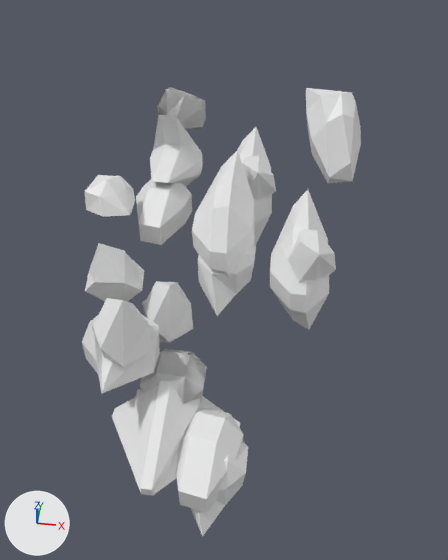
A saved change to the Blender file Stones.blend.
Camera for both pictures: a 50 mm camera at (8.3, -18.4, 10.7) aimed at (5.9, -0.1, -7.3). Every picture has the same lights, and +X, +Y and +Z are marked at lower left. The older version comes first.

Script lines for the objects in view, before the commit:
```python
ob_cube = bpy.data.objects.new('Cube', me_cube_001)
ob_cube.location = (2.25, -1.04, -2.74)
ob_cube.scale = (0.463, 0.463, 0.463)
ob_cube_001 = bpy.data.objects.new('Cube.001', me_cube_002)
ob_cube_001.location = (4.51, -4.62, -4.69)
ob_cube_002 = bpy.data.objects.new('Cube.002', me_cube_003)
ob_cube_002.location = (2.72, 8.06, -4.28)
ob_cube_003 = bpy.data.objects.new('Cube.003', me_cube_006)
ob_cube_003.location = (6.01, -2.4, -3.04)
ob_cube_005 = bpy.data.objects.new('Cube.005', me_cube_007)
ob_cube_005.location = (5.24, -6.77, -5.47)
ob_cube_006 = bpy.data.objects.new('Cube.006', me_cube_008)
ob_cube_006.location = (3.55, -6.6, -4.0)
ob_cube_007 = bpy.data.objects.new('Cube.007', me_cube_009)
ob_cube_007.location = (6.73, 2.16, -3.71)
ob_cube_007.rotation_euler = (0.716, 0.0, 0.0)  # degrees (41, 0, 0)
ob_cube_008 = bpy.data.objects.new('Cube.008', me_cube_010)
ob_cube_008.location = (2.79, -4.13, -3.47)
ob_cube_008.rotation_euler = (0.0, 0.0, -2.207)  # degrees (0, 0, -126)
ob_cube_009 = bpy.data.objects.new('Cube.009', me_cube_011)
ob_cube_009.location = (9.12, -2.21, -3.67)
ob_cube_009.rotation_euler = (0.716, 0.0, 0.0)  # degrees (41, 0, 0)
# also in view: 'Cube.011' at (6.6, -8.9, -6.7); 'Cube.012' at (5.3, -8.1, -5.6); 'Cube.004' at (9.9, 6.2, -4.0); 'Cube.010' at (3.5, 1.7, -2.8)
```
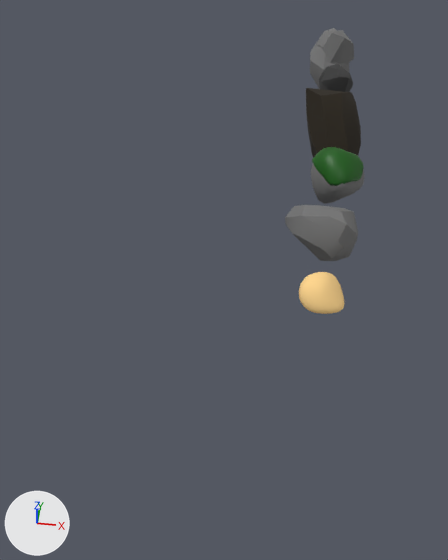
The newer file is also turned or shifted as a whole; pictures and numbers use the older file's frame.

What differs and where, as boxes [x1, y1, x2, y2] in the pictures (448 x 560 px):
'Cube.012', deleted
    before: [112, 349, 240, 496]
'Cube.003', deleted
    before: [192, 150, 256, 316]
'Cube.011', deleted
    before: [176, 408, 248, 537]
'Cube.009', deleted
    before: [270, 189, 336, 330]
'Cube.010', deleted
    before: [136, 115, 203, 245]
'Cube.006', deleted
    before: [82, 298, 160, 393]
'Cube.004', recoloured (white to black)
    both: [306, 88, 361, 157]
'Cube.008', deleted
    before: [85, 87, 206, 302]
'Cube', recoloured, shading changed, moved, modifiers changed
    before: [85, 175, 135, 217]
    after: [299, 272, 344, 314]
'grey rock', added
    after: [285, 205, 358, 261]
'moss rock', added
    after: [311, 147, 365, 204]
'Cube.007', deleted
    before: [238, 127, 276, 245]
'Cube.001', deleted
    before: [142, 281, 193, 342]
'grey rock 2', added
    after: [310, 28, 354, 89]
'dark grey rock', added
    after: [319, 64, 353, 92]
'Cube.005', deleted
    before: [140, 349, 206, 404]
'Cube.002', deleted
    before: [157, 87, 206, 130]

The change, as a diff of the scene's bpy script:
```diff
--- a/Stones.blend.py
+++ b/Stones.blend.py
@@ me_cube_001 @@
 me_cube_001.from_pydata(...)  # 18 vertices, 22 faces; spans x -2.74..0.92, y -1.3..2.64, z -1.46..0.97
 # used by ob_cube; location = (2.25, -1.04, -2.74); scale = (0.463, 0.463, 0.463)
+# me_cube_001 part 1: all faces are now shaded smooth (22 of 22 changed)
+me_cube_001.materials.append(mat_tan)  # beige #ffd68d
@@ me_cube_005 @@
 me_cube_005.from_pydata(...)  # 24 vertices, 26 faces; spans x -1.41..1.23, y -1.89..1.32, z -2.33..0.91
+me_cube_005.materials.append(mat_tan_001)  # black #282116
@@ ob_cube @@
 ob_cube = bpy.data.objects.new('Cube', me_cube_001)
-ob_cube.location = (2.25, -1.04, -2.74)
+ob_cube.location = (9.96, -4.46, -3.24)
 ob_cube.scale = (0.463, 0.463, 0.463)
+_m = ob_cube.modifiers.new('Subdivision', 'SUBSURF')
@@ ob_cube_001 @@
-ob_cube_001 = bpy.data.objects.new('Cube.001', me_cube_002)
@@ ob_cube_002 @@
-ob_cube_002 = bpy.data.objects.new('Cube.002', me_cube_003)
@@ ob_cube_003 @@
-ob_cube_003 = bpy.data.objects.new('Cube.003', me_cube_006)
@@ ob_cube_005 @@
-ob_cube_005 = bpy.data.objects.new('Cube.005', me_cube_007)
@@ ob_cube_006 @@
-ob_cube_006 = bpy.data.objects.new('Cube.006', me_cube_008)
@@ ob_cube_007 @@
-ob_cube_007 = bpy.data.objects.new('Cube.007', me_cube_009)
@@ ob_cube_008 @@
-ob_cube_008 = bpy.data.objects.new('Cube.008', me_cube_010)
@@ ob_cube_009 @@
-ob_cube_009 = bpy.data.objects.new('Cube.009', me_cube_011)
@@ ob_cube_010 @@
-ob_cube_010 = bpy.data.objects.new('Cube.010', me_cube)
@@ ob_cube_011 @@
-ob_cube_011 = bpy.data.objects.new('Cube.011', me_cube_004)
@@ ob_cube_012 @@
-ob_cube_012 = bpy.data.objects.new('Cube.012', me_cube_012)
@@ ob_grey_rock_2 @@
+ob_grey_rock_2 = bpy.data.objects.new('grey rock 2', me_cube_011_1)  # 60 vertices, 39 faces; spans x -1.29..1.0, y -2.21..1.62, z -1.98..1.45; in mat_grey (grey #747474)
+ob_grey_rock_2.location = (9.96, 13.72, -3.24)
+ob_grey_rock_2.rotation_euler = (0.716, 0.0, 0.0)  # degrees (41, 0, 0)
@@ ob_dark_grey_rock @@
+ob_dark_grey_rock = bpy.data.objects.new('dark grey rock', me_cube_010_1)  # 34 vertices, 39 faces; spans x -0.66..0.73, y -0.8..0.76, z -0.98..0.91; in mat_dark_grey (dark grey #414141)
+ob_dark_grey_rock.location = (9.96, 9.75, -3.24)
+ob_dark_grey_rock.rotation_euler = (0.0, 0.0, -2.207)  # degrees (0, 0, -126)
@@ ob_moss_rock @@
+ob_moss_rock = bpy.data.objects.new('moss rock', me_cube_003_1)  # 420 vertices, 416 faces; spans x -0.95..1.17, y -1.29..1.0, z -1.08..1.11; in mat_grey (grey #747474), mat_moss (dark green #0a5b00)
+ob_moss_rock.location = (9.96, 2.3, -3.24)
@@ ob_grey_rock @@
+ob_grey_rock = bpy.data.objects.new('grey rock', me_cube_002_1)  # 36 vertices, 40 faces; spans x -1.77..0.84, y -0.65..1.58, z -1.15..0.94; in mat_grey (grey #747474)
+ob_grey_rock.location = (9.96, -1.56, -3.24)
```
